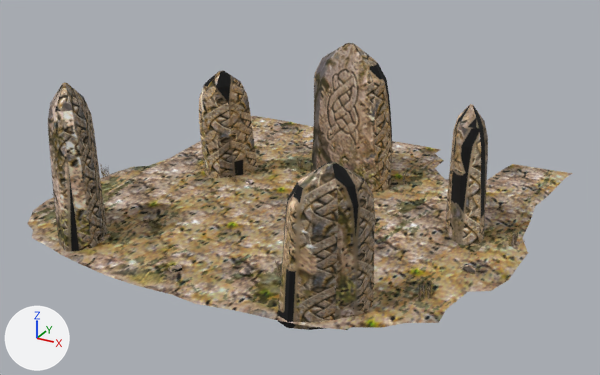
Before and after pictures for a commit that changed the glTF model godot/project/assets/forest_rescue/landmarks/lf_env_standing_stones.glb.
One viewpoint serves both versions: a 50 mm camera at (7.1, -11.94, 6.74) aimed at (0.19, 0.62, 0.46). Every picture has the same lights, and +X, +Y and +Z are marked at lower left. The first picture is the older version. Where no turn or scale is listed for an object, it has been applied to the vertices. Vertices at exactly the same position are counted once.

Names of what the first picture shows: 'lf_env_standing_stones_LOD0', 'lf_env_standing_stones_base'.
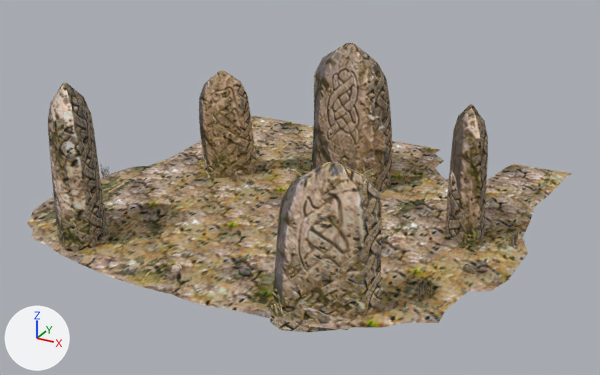
Pixel boxes [x1, y1, x2, y2] of what changed, in the pictures (600 x 375 px; the box of a moved part takes in the faces that stretch with it):
'lf_env_standing_stones_LOD0', reshaped, surface changed
    before: [48, 43, 488, 330]
    after: [48, 43, 488, 332]
part 1 of me_lf_env_standing_stones_lod0, moved or reshaped
    before: [278, 162, 375, 330]
    after: [270, 162, 382, 332]
part 2 of me_lf_env_standing_stones_lod0, surface changed
    both: [48, 63, 488, 330]

What changed in the scene script:
```text
Change me_lf_env_standing_stones_lod0:
    used by ob_lf_env_standing_stones_lod0; location = (0.0, 0.0, 0.0)
    remove me_lf_env_standing_stones_lod0.from_pydata(...)  # 600 vertices, 1130 faces; spans x -3.38..3.62, y -2.82..3.05, z -0.15..2.8
    add me_lf_env_standing_stones_lod0.from_pydata(...)  # 600 vertices, 1130 faces; spans x -3.38..3.62, y -2.91..3.05, z -0.15..2.8
    me_lf_env_standing_stones_lod0 part 1: the loose piece of 120 vertices spanning x 1.57..2.83, y -2.82..-1.55, z -0.15..2.39 is scaled about its middle by (1.15, 1.15, 1), then moved by (-0.01, 0.01, 0.0)
    me_lf_env_standing_stones_lod0 part 2: texture (UV) coordinates of 748 of 1130 faces, centred in x -3.04..3.61, y -2.8..2.82, z -0.06..2.74, changed; they spanned u 0.0..0.96, v 0.27..0.99 and now span u 0.0..0.98, v 0.27..0.98
```
